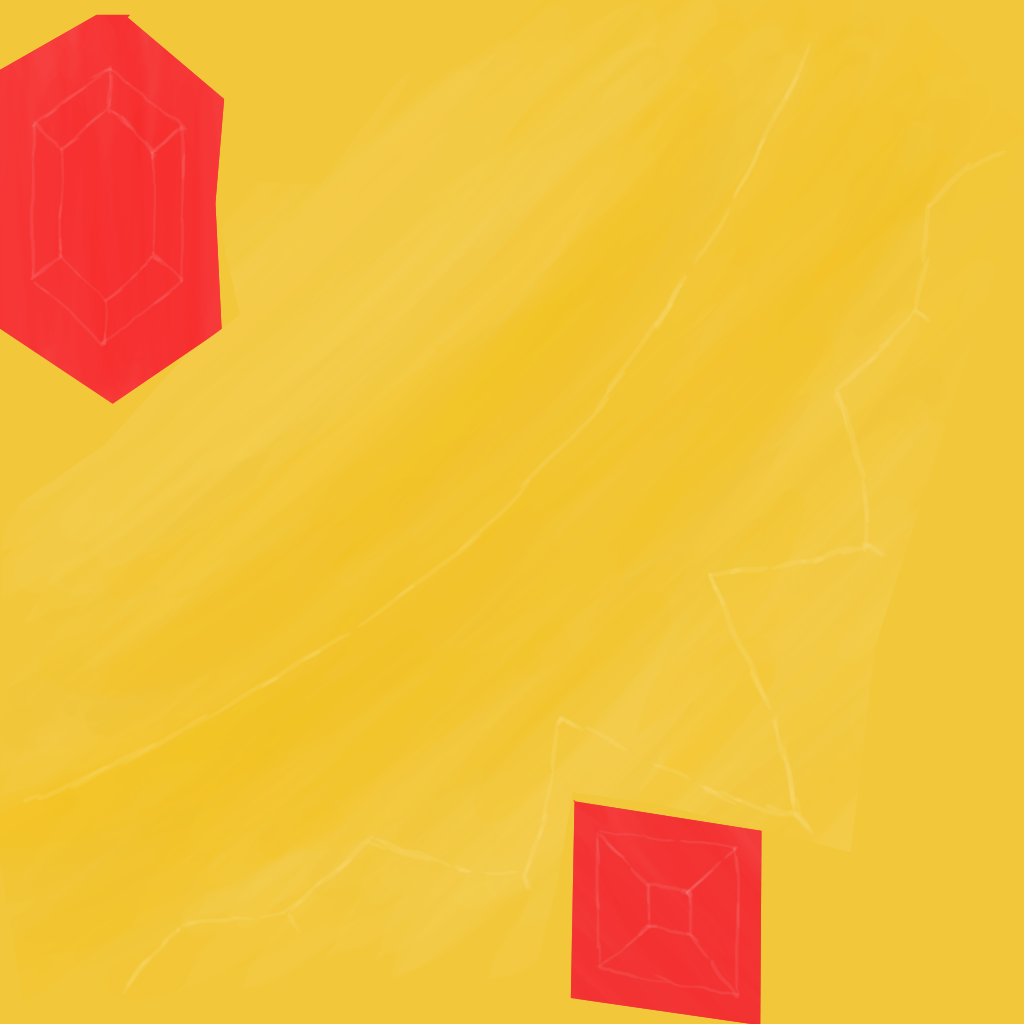
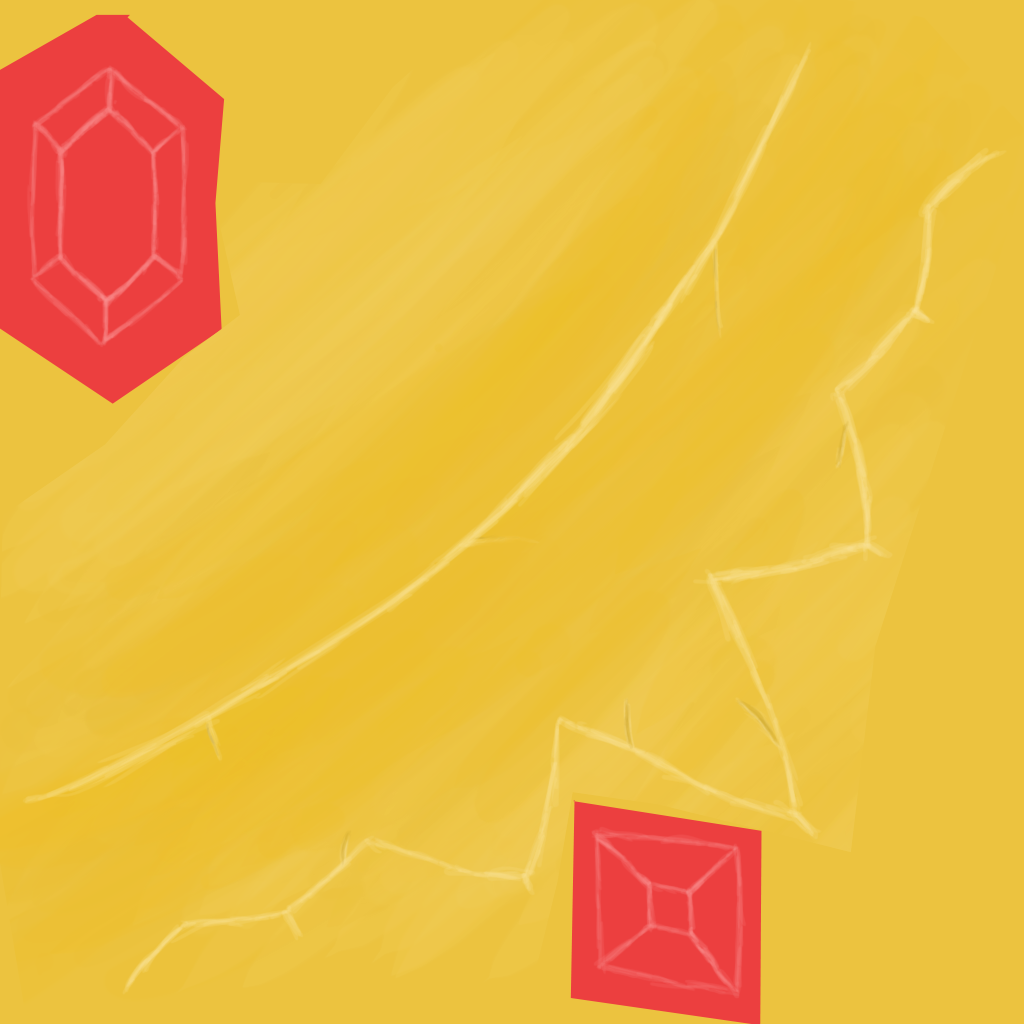
The second 1024px x 1024px image is a revision of the first. Changes to its layers:
added layer "Layer 9" above "Layer 8" over [338, 420, 850, 869]
added layer "Layer 8" above "Layer 6" over [24, 48, 1000, 994]
painted on "Layer 6" over [80, 104, 109, 133]
hid "Layer 4" over [0, 14, 762, 1024]
